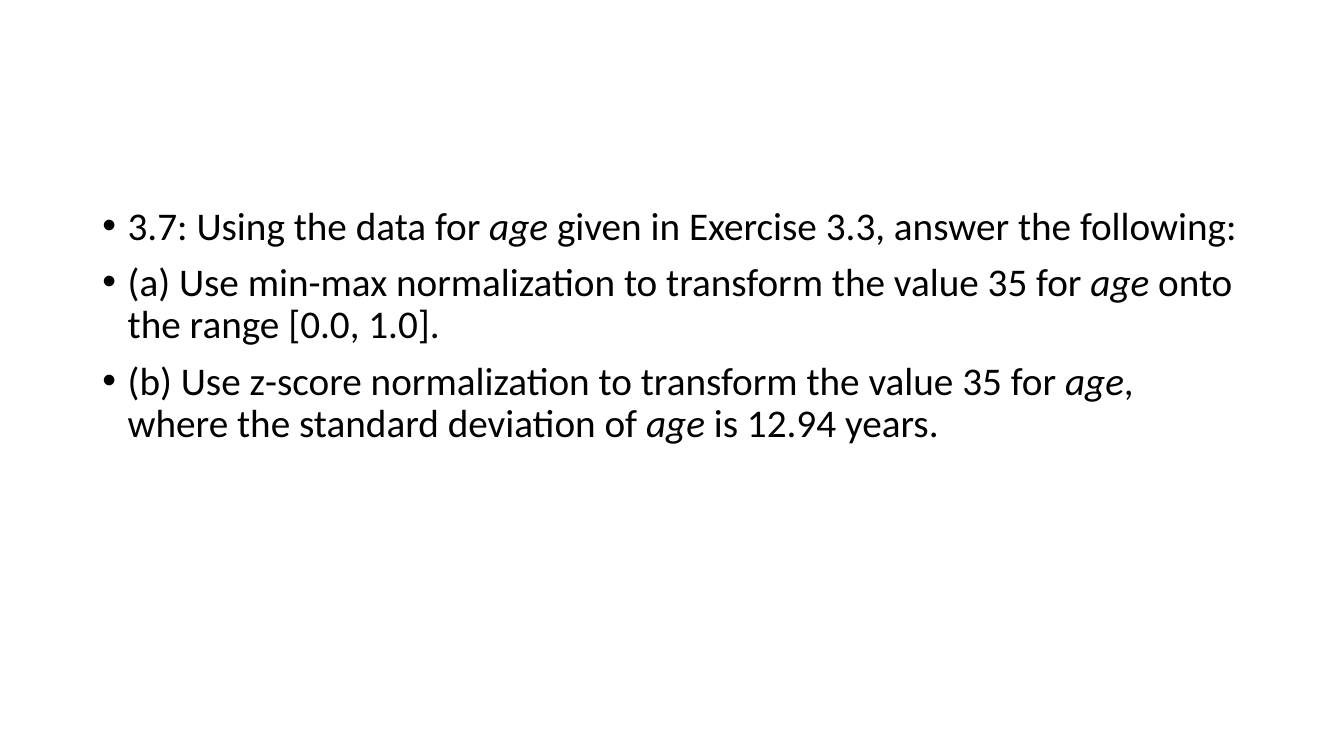
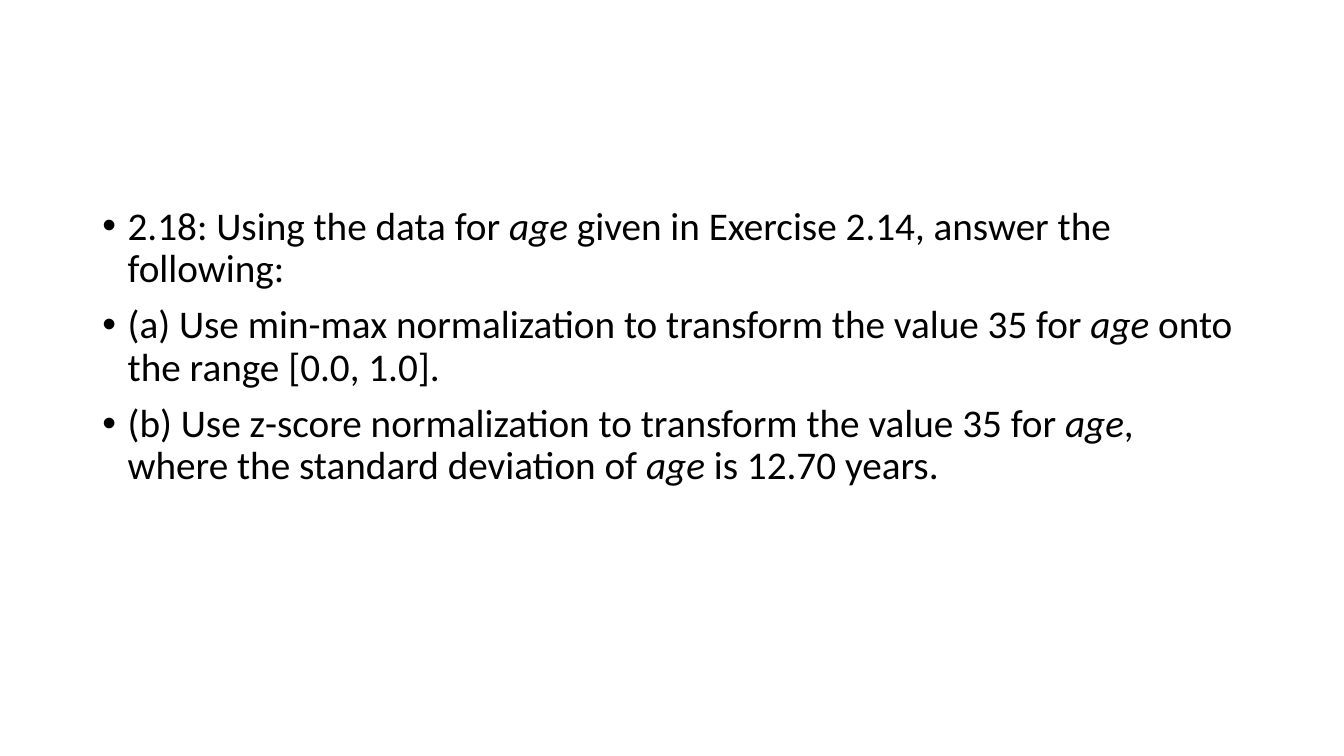
Before and after one commit to chriswjh/chriswjh.github.io, a slide deck: slide 8 of EDM/HW1.pptx. Drawn at 1344x756 pixels with LibreOffice and Linux fonts; fonts in the diff are those of the drawing. Boxes give left, top, right and bottom in pixels: in the first picture for what was removed or moved away, otherwise in the second. Text is boxed around its words. In the diff, an @@ line names an element or a change of style, - is before the commit and + after.

```diff
--- a/EDM/HW1.pptx
+++ b/EDM/HW1.pptx
@@ text at (x1=128, y1=212, x2=1111, y2=289): text changed @@
-• 3.7: Using the data for age given in Exercise 3.3, answer the following:
+• 2.18: Using the data for age given in Exercise 2.14, answer the following:
@@ text at (x1=128, y1=408, x2=1134, y2=486): text changed @@
-• (b) Use z-score normalization to transform the value 35 for age, where the standard deviation of age is 12.94 years.
+• (b) Use z-score normalization to transform the value 35 for age, where the standard deviation of age is 12.70 years.
```
Also in this commit, not shown: 6 other slides changed, 4 other files.
